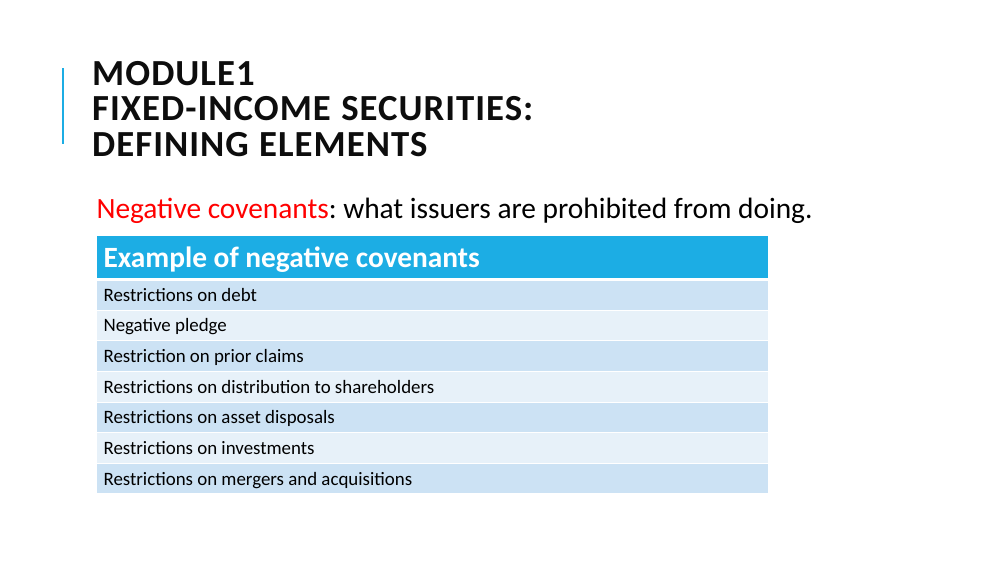
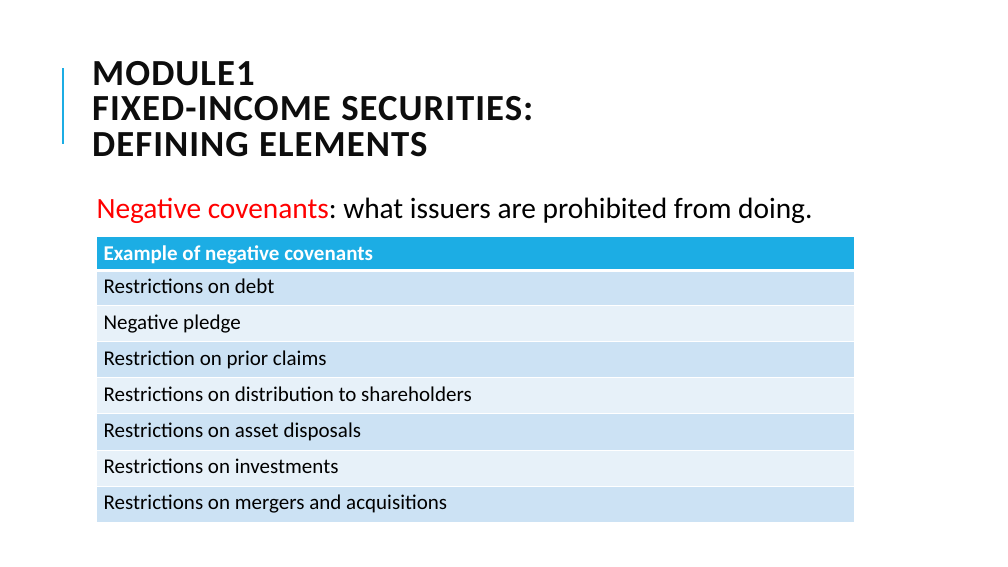
Before and after one commit to Isco0530/data, a slide deck: slide 18 of Fixed Income.pptx. Drawn at 1008x567 pixels with LibreOffice and Linux fonts; fonts in the diff are those of the drawing. Boxes give left, top, right and bottom in pixels: in the first picture for what was removed or moved away, otherwise in the second. Text is boxed around its words. In the diff, an @@ line names an element or a change of style, - is before the commit and + after.

```diff
--- a/Fixed Income.pptx
+++ b/Fixed Income.pptx
@@ table at <box>96,237,855,522</box> @@
@@ size 28 to 20 pt in "Example of negative covenants" @@
@@ size 18 to 20 pt in "Restrictions on debt", "Negative pledge", "Restriction on prior claims", "Restrictions on distribution to shareholders" and 3 more places @@
@@ table: place and size @@
-table at <box>96,236,768,493</box>
+table at <box>96,237,855,522</box>
```
Also in this commit, not shown: 5 other slides changed, 1 slide added.
